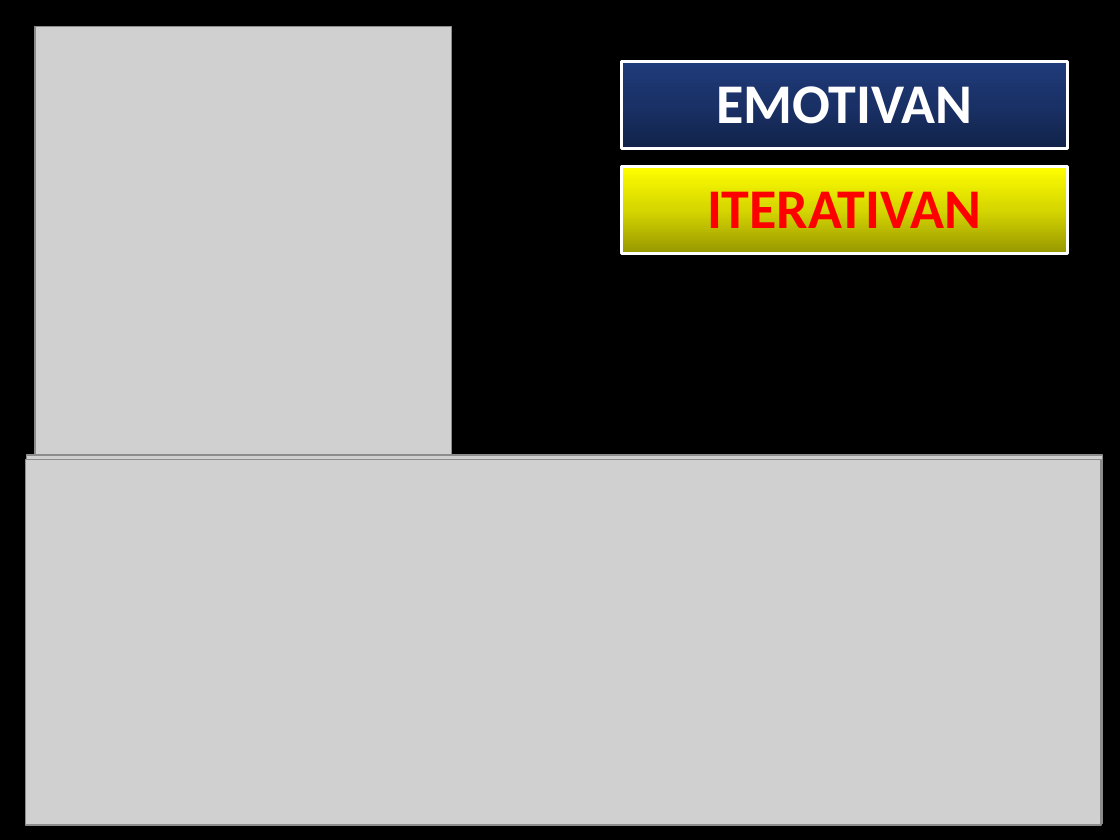
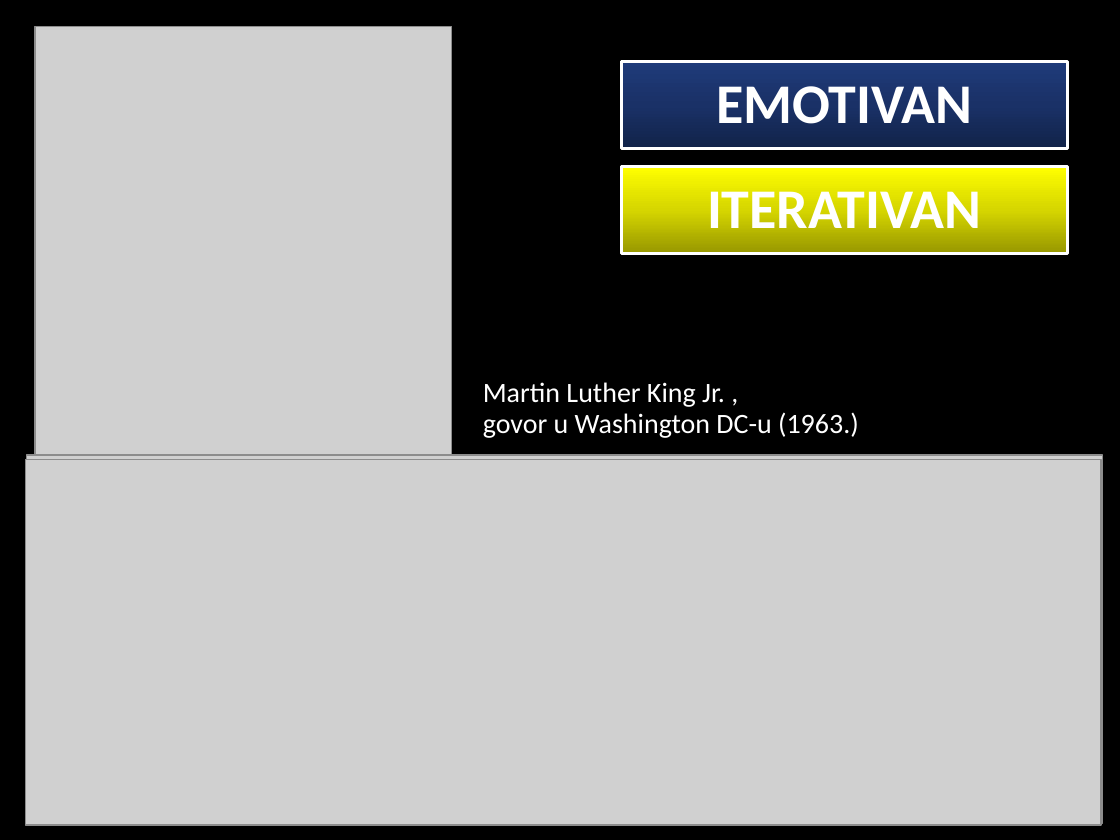
Before and after one commit to cornx/print, a slide deck: slide 26 of data/prezentacije/politika/001_pojam_politike.pptx (slide 25 before the commit). Drawn at 1120x840 pixels with LibreOffice and Linux fonts; fonts in the diff are those of the drawing; grey boxes stand for pictures. Boxes give left, top, right and bottom in pixels: in the first picture for what was removed or moved away, otherwise in the second. Text is boxed around its words. In the diff, an @@ line names an element or a change of style, - is before the commit and + after.

```diff
--- a/data/prezentacije/politika/001_pojam_politike.pptx
+++ b/data/prezentacije/politika/001_pojam_politike.pptx
@@ rectangle "ITERATIVAN" at [622, 166, 1067, 253]: text colour #FF0000 to #FFFFFF @@
@@ text added at [483, 382, 859, 438], 18 pt, text #FFFFFF @@
+Martin Luther King Jr. ,
+govor u Washington DC-u (1963.)
```
Also in this commit, not shown: 10 other slides changed, 1 slide added, 1 other file.
